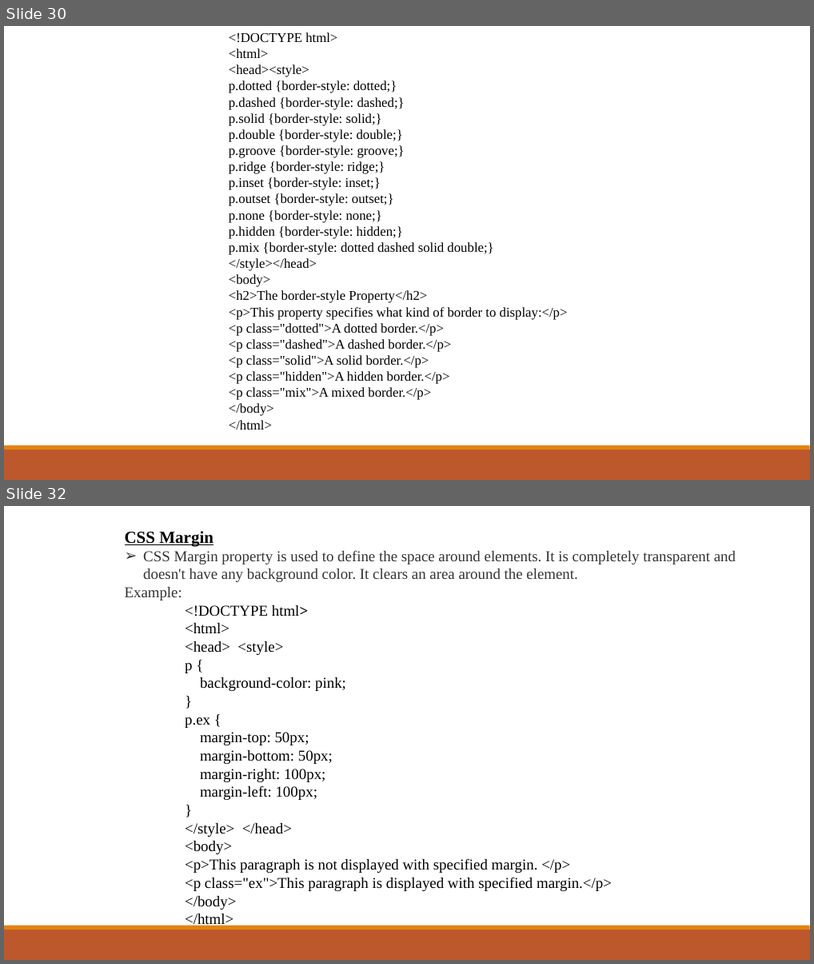
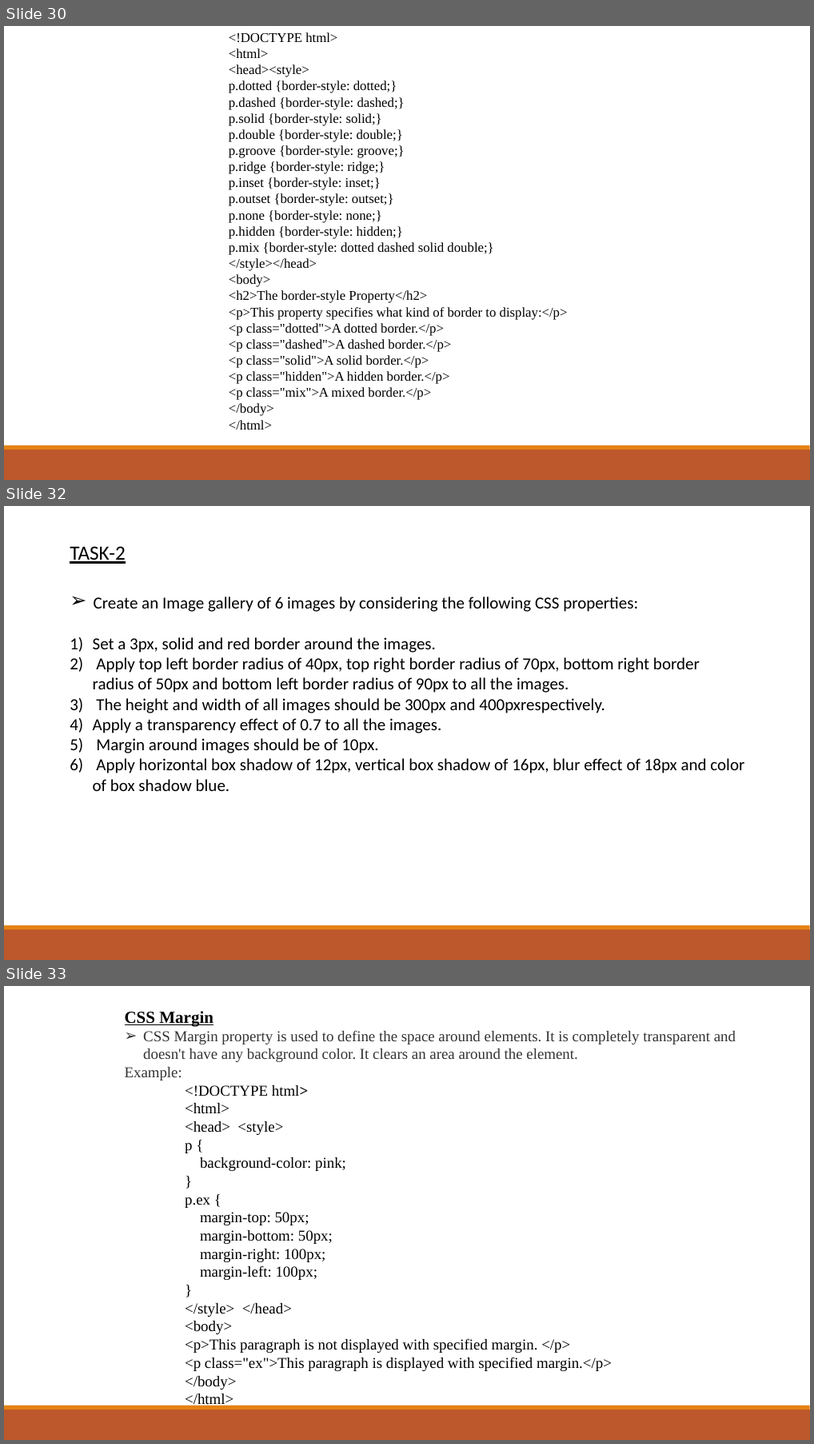
Before and after one commit to sudhishmapython/futura_css, a slide deck: First.pptx. Shown one above the other, each under a label of ours: slides 30 and 32 before the commit, slides 30, 32 and 33 after it; the slides between them are not shown. The pictures are 814x964 and 814x1444 pixels, drawn with LibreOffice and Linux fonts; fonts in the diff are those of the drawing. Boxes give left, top, right and bottom in pixels: in the first picture for what was removed or moved away, otherwise in the second. Text is boxed around its words. In the diff, an @@ line names an element or a change of style, - is before the commit and + after.

```diff
--- a/First.pptx
+++ b/First.pptx
@@ slide 32 added at [4,506,810,960], background #FFFFFF; not listed: 2 template elements that a slide beside it also shows @@
@@ text added at [70,546,745,791], 20 pt, text #000000 @@
+TASK-2
+➢ Create an Image gallery of 6 images by considering the following CSS properties:
+1) Set a 3px, solid and red border around the images.
+2) Apply top left border radius of 40px, top right border radius of 70px, bottom right border radius of 50px and bottom left border radius of 90px to all the images.
+3) The height and width of all images should be 300px and 400pxrespectively.
+4) Apply a transparency effect of 0.7 to all the images.
+5) Margin around images should be of 10px.
+6) Apply horizontal box shadow of 12px, vertical box shadow of 16px, blur effect of 18px and color of box shadow blue.
@@ what was slide 32 is now slide 33 @@
```
Also in this commit, not shown: 1 slide changed, 30 other files.
